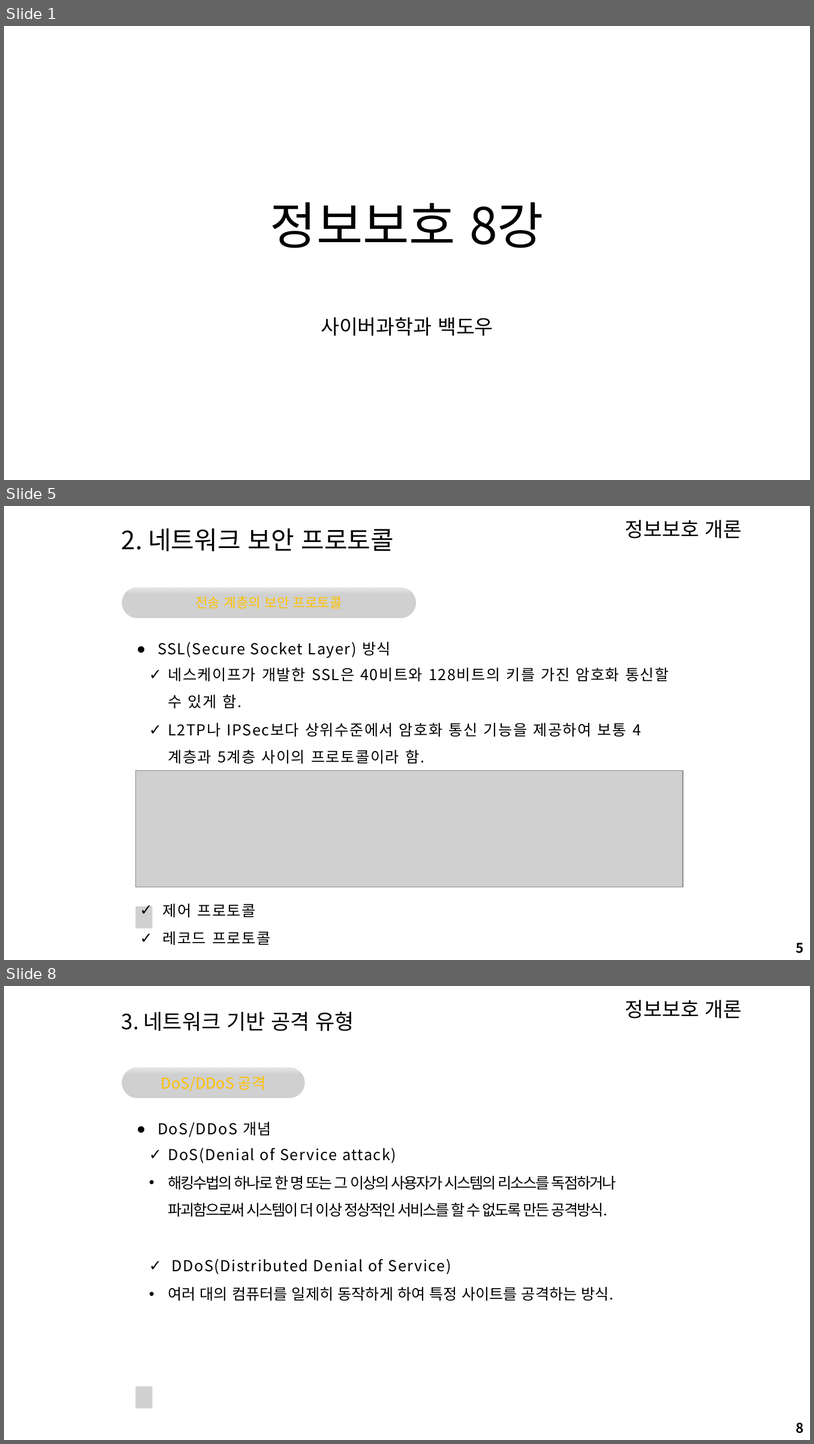
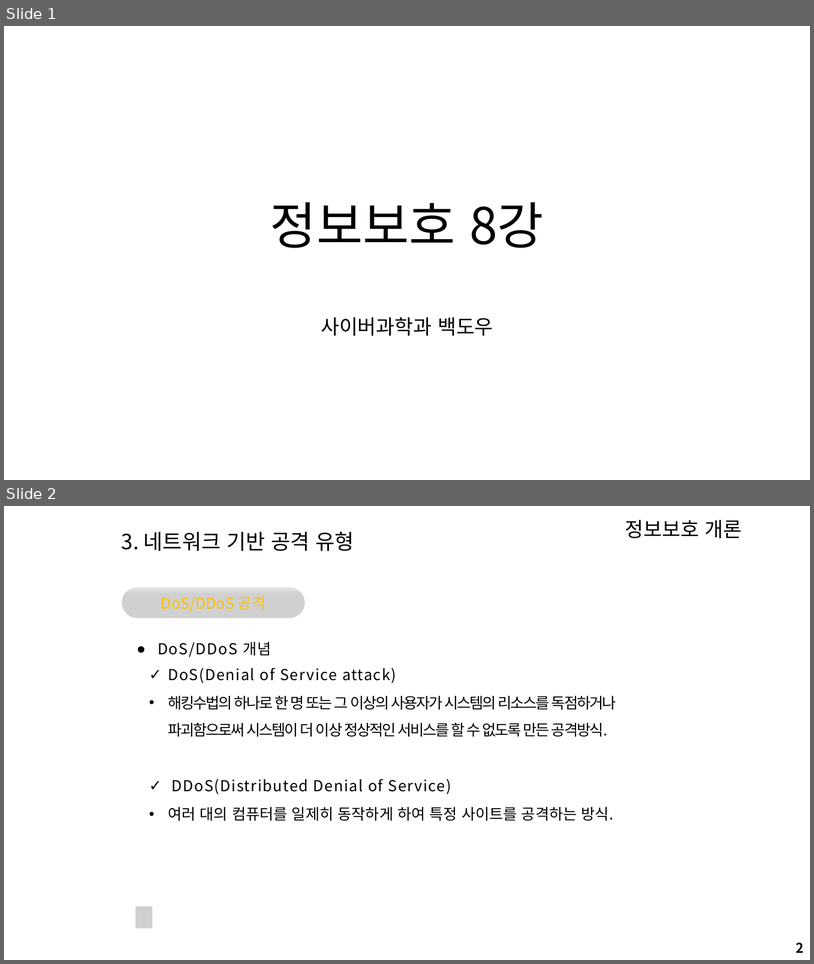
Before and after one commit to arizona95/CyberTraining, a slide deck: Lecture/24_1_정보보호/정보보호8강.pptx. Shown one above the other, each under a label of ours: slides 1, 5 and 8 before the commit, slides 1 and 2 after it; the slides between them are not shown. The pictures are 814x1444 and 814x964 pixels, drawn with LibreOffice and Linux fonts; fonts in the diff are those of the drawing; grey boxes stand for pictures; background and template pictures are left out. Boxes give left, top, right and bottom in pixels: in the first picture for what was removed or moved away, otherwise in the second. Text is boxed around its words. In the diff, an @@ line names an element or a change of style, - is before the commit and + after.

```diff
--- a/Lecture/24_1_정보보호/정보보호8강.pptx
+++ b/Lecture/24_1_정보보호/정보보호8강.pptx
@@ slide 5 removed at (4, 506, 810, 960), background #FFFFFF; not listed: 1 template element that a slide beside it also shows @@
@@ text removed at (122, 528, 393, 552) @@
-2. 네트워크 보안 프로토콜
@@ picture removed at (122, 587, 417, 619) @@
@@ rounded rectangle removed at (122, 585, 417, 621) @@
-전송 계층의 보안 프로토콜
@@ rounded rectangle removed at (129, 588, 410, 594) @@
@@ text removed at (158, 642, 391, 658) @@
-● SSL(Secure Socket Layer) 방식
@@ text removed at (168, 667, 669, 763) @@
-✓ 네스케이프가 개발한 SSL은 40비트와 128비트의 키를 가진 암호화 통신할 수 있게 함.
-✓ L2TP나 IPSec보다 상위수준에서 암호화 통신 기능을 제공하여 보통 4계층과 5계층 사이의 프로토콜이라 함.
@@ picture removed at (136, 771, 684, 887) @@
@@ picture removed at (136, 906, 153, 928) @@
@@ text removed at (162, 903, 270, 945) @@
-✓ 제어 프로토콜
-✓ 레코드 프로토콜
@@ page number removed at (797, 942, 804, 953) @@
-5
@@ what was slide 8 is now slide 2 @@
@@ page number at (797, 942, 804, 952): text changed @@
-8
+2
```
Also in this commit, not shown: 5 slides changed, 5 other slides removed, 2 other files.
